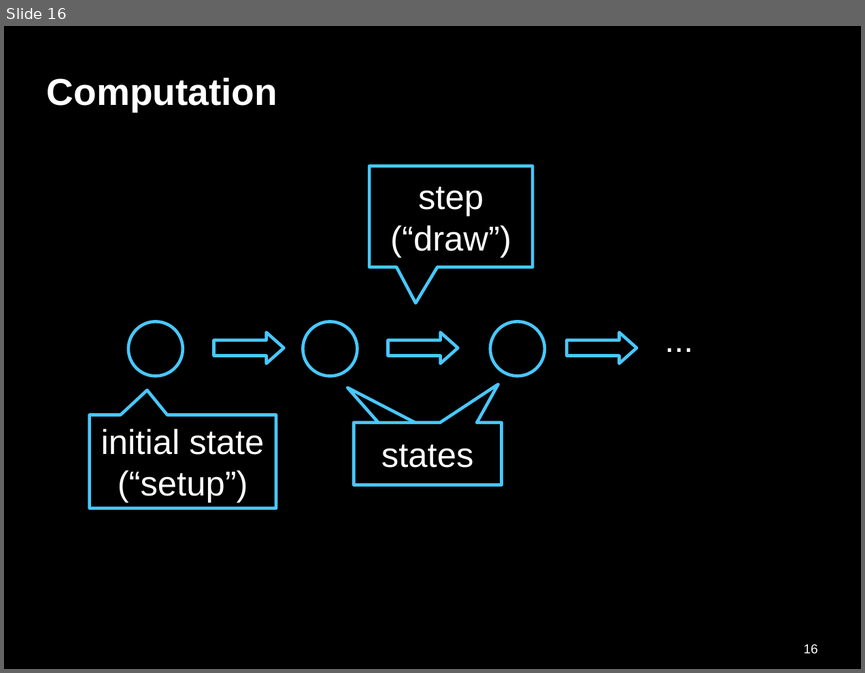
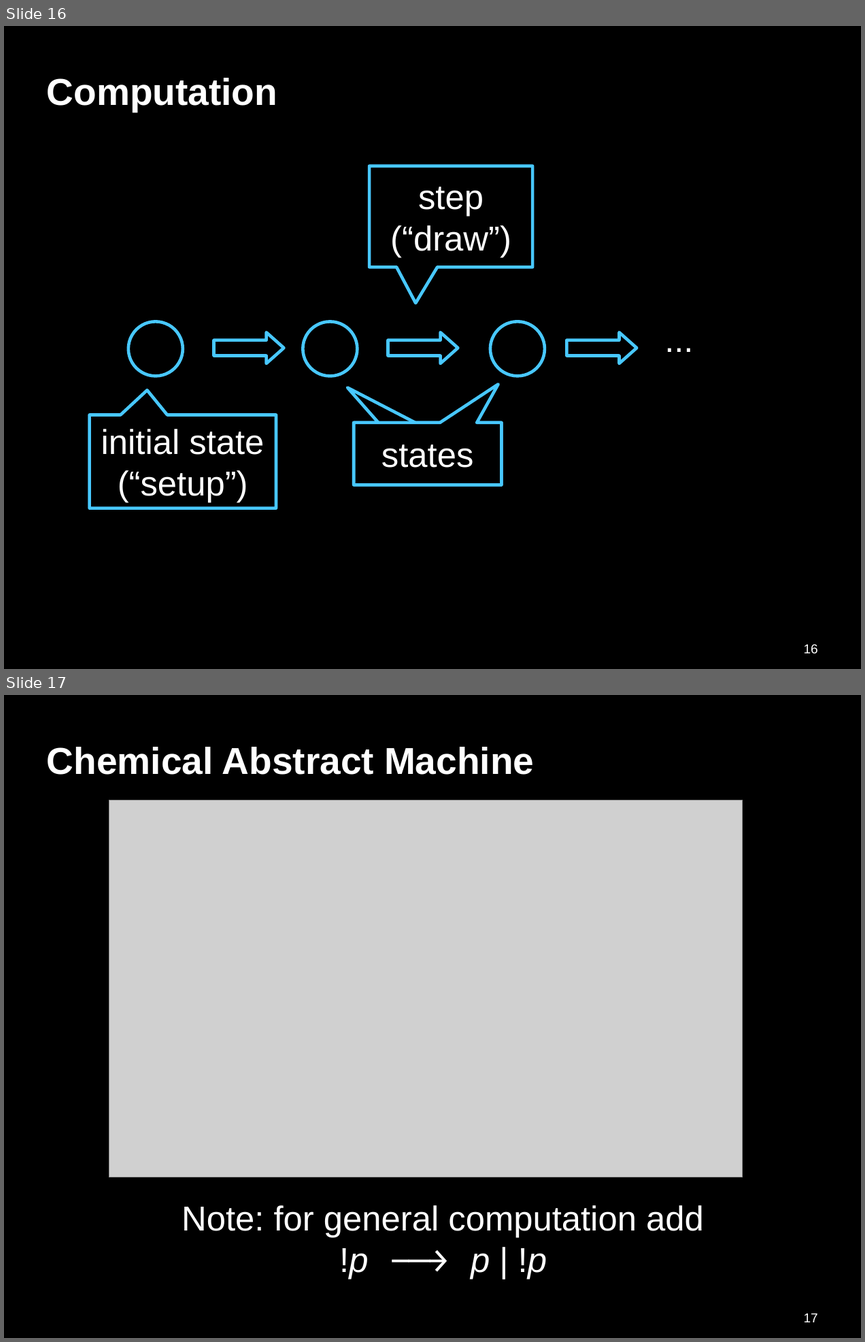
Before and after one commit to gernst/connections, a slide deck: computation.odp. Shown one above the other, each under a label of ours: slide 16 before the commit, slides 16 and 17 after it. The pictures are 865x673 and 865x1342 pixels, drawn with LibreOffice and Linux fonts; fonts in the diff are those of the drawing; grey boxes stand for pictures. Boxes give left, top, right and bottom in pixels: in the first picture for what was removed or moved away, otherwise in the second. Text is boxed around its words. In the diff, an @@ line names an element or a change of style, - is before the commit and + after.

```diff
--- a/computation.odp
+++ b/computation.odp
@@ slide 17 added at [4, 695, 861, 1338], background #000000 @@
@@ title added at [47, 747, 534, 775], 34.7 pt, text #FFFFFF, bold @@
+Chemical Abstract Machine
@@ picture added at [109, 800, 742, 1177] @@
@@ text added at [181, 1205, 704, 1279], 32 pt, text #FFFFFF @@
+Note: for general computation add
+!p --> p | !p
@@ page number added at [804, 1313, 818, 1322], 12 pt, text #FFFFFF @@
+17
```
Also in this commit, not shown: 3 slides changed, 5 other slides added.
